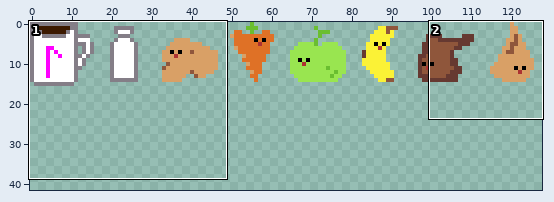
Two states of a sprite sheet, Programs/FoodChain/Sprites/Sprites.png. Above, an overview of the earlier version with the close-up marked.
Close-up. Earlier state:
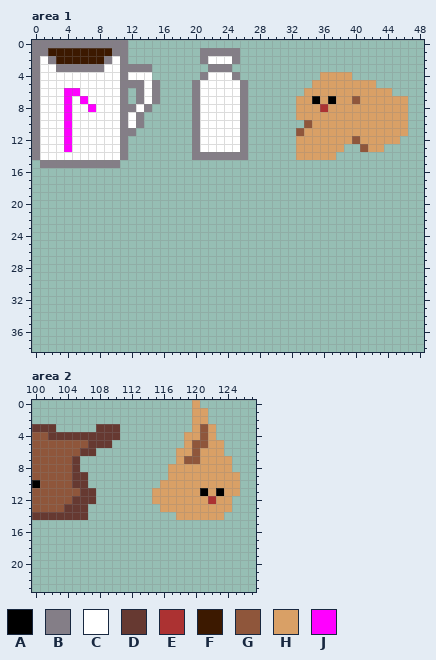
The file is 128x128 pixels. Shown: area 1: x 0..48, y 0..38; area 2: x 100..127, y 0..23. The wide view leaves out empty margins.
Palette (. is transparent): A #000000  B #847e87  C #ffffff  D #663931  E #ac3232  F #3c1900  G #8f563b  H #d9a066  J #ff00ff
Pixels before, area 1, first column x 0:
 0 BBBBBBBBBBBB...................................
 1 BBFFFFFFFFBB.........BBBBB.....................
 2 BCBFFFFFFBCB.........BCCCB.....................
 3 BCCBBBBBBCCBBBB.......BBB......................
 4 BCCCCCCCCCCBCCC......BCCCB..........HHHH.......
 5 BCCCCCCCCCCBBBCB....BCCCCCB........HHHHHHHH....
 6 BCCCJJCCCCCB.BCB....BCCCCCB.......HHHHHHHHHHH..
 7 BCCCJCJCCCCB.BCB....BCCCCCB......HHAHAHHGHHHHHH
 8 BCCCJCCJCCCBBCB.....BCCCCCB......HHHEHHHHHHHHHH
 9 BCCCJCCCCCCBCB......BCCCCCB......HHHHHHHHHHHHHH
10 BCCCJCCCCCCBCB......BCCCCCB.......GHHHHHHHHHHHH
11 BCCCJCCCCCCBB.......BCCCCCB......GHHHHHHHHHHHHH
12 BCCCJCCCCCCB........BCCCCCB......HHHHHHHGHHHHH.
13 BCCCJCCCCCCB........BCCCCCB......HHHHHH..GHH...
14 BCCCCCCCCCCB........BBBBBBB......HHHHH.........
15 .BBBBBBBBBB....................................
Pixels before, area 2, first column x 100:
 0 ....................H.....
 1 ....................HH....
 2 ....................HH....
 3 DDD.....DDD.........HGH...
 4 GGDDDDDDDDD........HHGH...
 5 GGGGGGGDDD.........HGGHH..
 6 GGGGGGDD..........HHGHHH..
 7 GGGGGD............HGGHHHH.
 8 GGGGGD...........HHHHHHHH.
 9 GGGGGDD..........HHHHHHHHH
10 AGGGGDD.........HHHHHHHHHH
11 GGGGGGDD.......HHHHHHAHAHH
12 GGGGGDDD.......HHHHHHHEHH.
13 GGGGDDD.........HHHHHHHHH.
14 DDDDDDD...........HHHHHH..
Once edited:
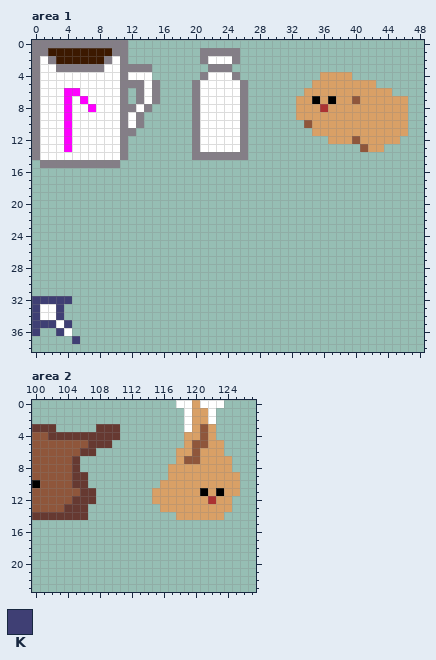
Colours new in this view: K #3f3f74
The exact change:
Changed rows in their new state; - is an unchanged pixel.
Area 1:
first column x 33:
11 ..----
12 ....--
13 ......
14 .....-
first column x 0:
32 KKKKK-
33 KCCK--
34 KCCK--
35 KKKCK-
36 K--KC-
37 -----K
Area 2:
first column x 118:
 0 CC-CCC
 1 -C--C-
 2 -C--C-
 3 -C----
Pixel boxes of the changes (left, top, right, bottom) in both close-ups:
erased: (296, 128, 344, 160)
added: (32, 296, 80, 344)
added: (176, 400, 224, 432)
